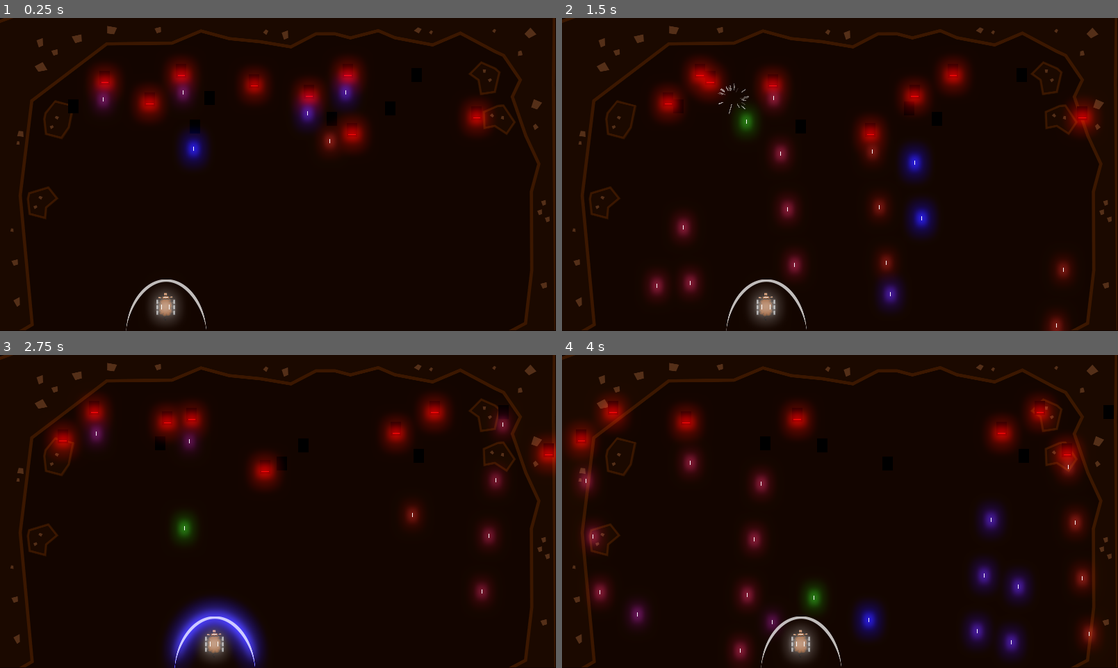
Above: before the commit, frames 1-4 (two rows, left to right).
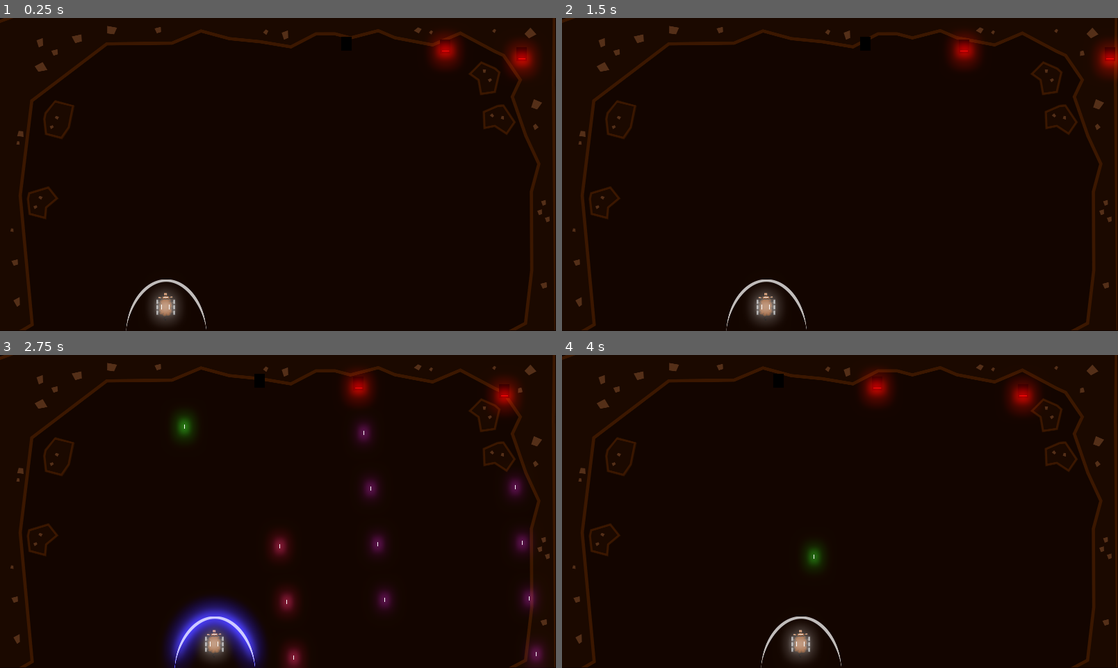
Above: after the commit, the same moments.

Repository: GameDrivenDesign/punk-wolf
Game: Godot game, scene res://game.tscn
Two runs of this game, one before a commit and one after it. Both use one fixed random seed, a clock stepped at 60 frames per second and the inputs below.
Inputs:
- Up to frame 1 (0.25 s): no input
- Up to frame 2 (1.5 s): hold Right (ui_right) 0.53-1.28 s; tap Q (shoot_0) at 0.6 s; tap W (shoot_1) at 0.8, 1.35 s; hold Left (ui_left) from 1.28 s (still down)
- Up to frame 3 (2.75 s): tap Q (shoot_0) at 1.55 s; release Left (ui_left) at 2.03 s; hold Right (ui_right) from 2.03 s (still down); hold R (shield_blue) from 2.03 s (still down); tap W (shoot_1) at 2.3 s
- Up to frame 4 (4 s): release R (shield_blue) at 2.78 s; tap E (shield_red) at 2.85 s; tap Q (shoot_0) at 3.05, 3.6 s; release Right (ui_right) at 3.53 s; hold Left (ui_left) from 3.53 s (still down); tap W (shoot_1) at 3.8 s

The runs differ from the first frame. In frame 1, 7.0% of the frame differs, in the area x 12-97%, y 4-48%; in frame 2, 9.5%; in frame 3, 8.7%; in frame 4, 11%, in the area x 0-100%, y 4-99%.

Commit message:
wolves have hitpoints; prepare stages

Diff:
--- a/ShakeCamera2D.gd
+++ b/ShakeCamera2D.gd
@@ -1,3 +1,5 @@
+# https://kidscancode.org/godot_recipes/2d/screen_shake/
+
 extends Camera2D
 class_name ShakeCamera2D
 
--- /dev/null
+++ b/game.gd
@@ -0,0 +1,30 @@
+extends Node2D
+
+var enemy_count = 0
+var stage_count = 0
+
+func _ready():
+	next_stage()
+
+func spawn_enemy(file):
+	var enemy = load(file).instance()
+	enemy.position = Vector2(rand_range(0, get_viewport_rect().size.x), rand_range(40, 120))
+	enemy.connect("killed", self, "enemy_killed")
+	add_child(enemy)
+	enemy_count += 1
+	return enemy
+
+func enemy_killed():
+	enemy_count -= 1
+	if enemy_count <= 0:
+		next_stage()
+
+func next_stage():
+	enemy_count = 0
+	stage_count += 1
+	if stage_count == 1:
+		for _i in range(3):
+			spawn_enemy("res://wolf.tscn")
+	if stage_count == 2:
+		for _i in range(56):
+			spawn_enemy("res://wolf.tscn")
--- a/game.tscn
+++ b/game.tscn
@@ -1,9 +1,9 @@
 [gd_scene load_steps=6 format=2]
 
 [ext_resource path="res://background.svg" type="Texture" id=1]
-[ext_resource path="res://wolf.tscn" type="PackedScene" id=2]
 [ext_resource path="res://sheep.tscn" type="PackedScene" id=3]
 [ext_resource path="res://ShakeCamera2D.gd" type="Script" id=4]
+[ext_resource path="res://game.gd" type="Script" id=5]
 
 [sub_resource type="Environment" id=1]
 background_mode = 4
@@ -17,6 +17,7 @@
 glow_bicubic_upscale = true
 
 [node name="game" type="Node2D"]
+script = ExtResource( 5 )
 
 [node name="camera" type="Camera2D" parent="."]
 position = Vector2( 800.05, 453.997 )
@@ -36,47 +37,5 @@
 [node name="Sheep" parent="." instance=ExtResource( 3 )]
 position = Vector2( 478.012, 834.516 )
 
-[node name="Node2D2" parent="." instance=ExtResource( 2 )]
-position = Vector2( 276.389, 175.96 )
-
-[node name="Node2D3" parent="." instance=ExtResource( 2 )]
-position = Vector2( 546.337, 155.194 )
-
-[node name="Node2D4" parent="." instance=ExtResource( 2 )]
-position = Vector2( 756.561, 185.466 )
-
-[node name="Node2D5" parent="." instance=ExtResource( 2 )]
-position = Vector2( 975.194, 155.194 )
-
-[node name="Node2D6" parent="." instance=ExtResource( 2 )]
-position = Vector2( 1173.65, 168.648 )
-
-[node name="Node2D7" parent="." instance=ExtResource( 2 )]
-position = Vector2( 864.196, 215.739 )
-
-[node name="Node2D12" parent="." instance=ExtResource( 2 )]
-position = Vector2( 929.786, 294.783 )
-
-[node name="Node2D13" parent="." instance=ExtResource( 2 )]
-position = Vector2( 1148.42, 264.511 )
-
-[node name="Node2D14" parent="." instance=ExtResource( 2 )]
-position = Vector2( 1346.87, 277.965 )
-
-[node name="Node2D15" parent="." instance=ExtResource( 2 )]
-position = Vector2( 1037.42, 325.055 )
-
-[node name="Node2D8" parent="." instance=ExtResource( 2 )]
-position = Vector2( 627.063, 234.238 )
-
-[node name="Node2D9" parent="." instance=ExtResource( 2 )]
-position = Vector2( 185.572, 258.368 )
-
-[node name="Node2D10" parent="." instance=ExtResource( 2 )]
-position = Vector2( 455.52, 237.602 )
-
-[node name="Node2D11" parent="." instance=ExtResource( 2 )]
-position = Vector2( 536.246, 316.646 )
-
 [node name="WorldEnvironment" type="WorldEnvironment" parent="."]
 environment = SubResource( 1 )
--- a/projectiles/Projectile.gd
+++ b/projectiles/Projectile.gd
@@ -1,7 +1,7 @@
 extends Area2D
 const DIRECTION = Vector2.DOWN
-const SPEED = 800
 
+var speed = 800
 var damage = 10
 var target_group = "sheep"
 var b = Color(1, 1, 7)
@@ -15,7 +15,7 @@
 	set_modulate(colors[i])
 
 func _physics_process(delta):
-	position += (transform.y.normalized() * delta * SPEED)
+	position += (transform.y.normalized() * delta * speed)
 
 func _on_Projectile_body_entered(body):
 	if body.is_in_group(target_group):
--- a/sheep.gd
+++ b/sheep.gd
@@ -30,6 +30,7 @@
 	if timeout_cannons[cannon_index] <= 0:
 		var p = preload("res://projectiles/Projectile.tscn").instance()
 		p.rotation_degrees = 180
+		p.speed = 1500
 		p.target_group = "wolf"
 		p.position = global_position
 		p.set_modulate(Color(1, 4, 1))
--- a/wolf.gd
+++ b/wolf.gd
@@ -1,29 +1,32 @@
 extends KinematicBody2D
+
+signal killed
 
 const SPEED = 100.0
 var to_right = true
-var position_right = 0
-var position_left = 0
-var direction
+var position_right: float = 0
+var position_left: float = 0
+var direction: Vector2
+var hitpoints = 35
 
 const SHORT_TIME = 1#s
 const LONG_TIME = 3 #s
 const SPAWNINTERVAL = 0.2 #s
-var current_spawn = 0
-var color_index = randi()%5
-var short_time = 0
+var current_spawn: float = 0
+var color_index: int = randi()%5
+var short_time: float = 0
 
 func _ready():
 	current_spawn = randf() * 3
 	to_right = true if randf() > 0.5 else false
 	position_right = get_viewport_rect().size.x
 
-func _physics_process(delta):
+func _physics_process(delta: float):
 	if to_right:
 		direction = Vector2(position_right - position.x, 0).normalized()
 	else:
 		direction = Vector2(position_left - position.x, 0).normalized()
-	var motion = direction * SPEED * delta
+	var motion: Vector2 = direction * SPEED * delta
 	position += motion
 	if position_right <= position.x || position_left >= position.x:
 		to_right = not to_right
@@ -42,7 +45,11 @@
 			get_parent().add_child(projectile)
 
 func take_damage(damage):
-	var fx = preload("res://projectiles/particles_ship_explodes.tscn").instance()
-	fx.position = global_position
-	get_parent().add_child(fx)
-	queue_free()
+	hitpoints -= damage
+
+	if hitpoints <= 0:
+		var fx = preload("res://projectiles/particles_ship_explodes.tscn").instance()
+		fx.position = global_position
+		get_parent().add_child(fx)
+		queue_free()
+		emit_signal("killed")
